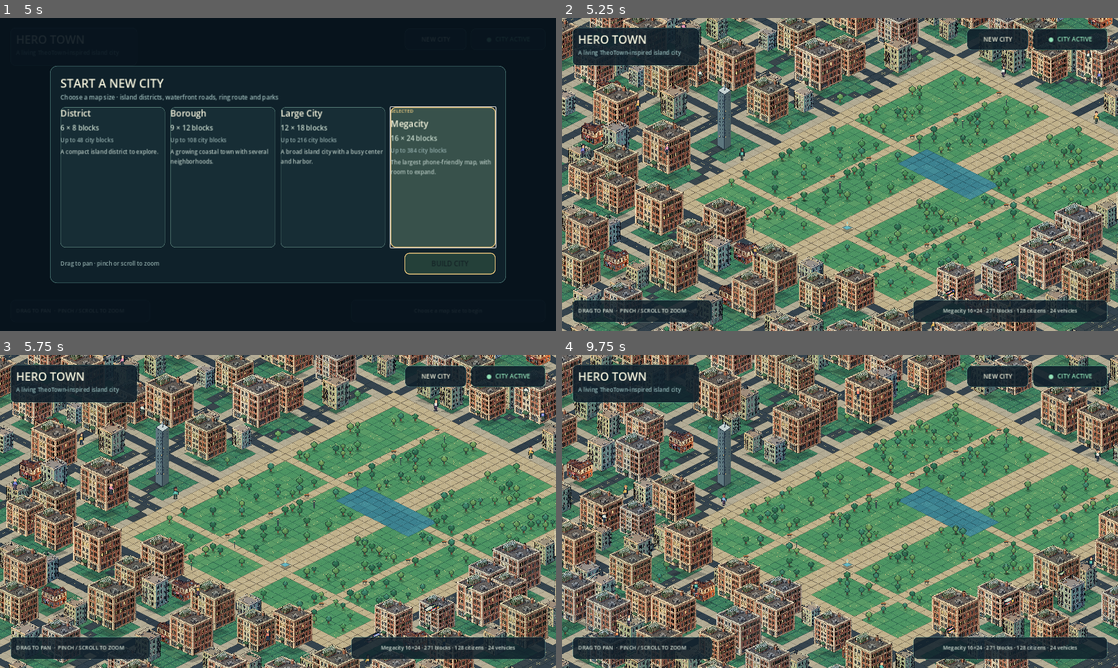
Above: before the commit, frames 1-4 (two rows, left to right).
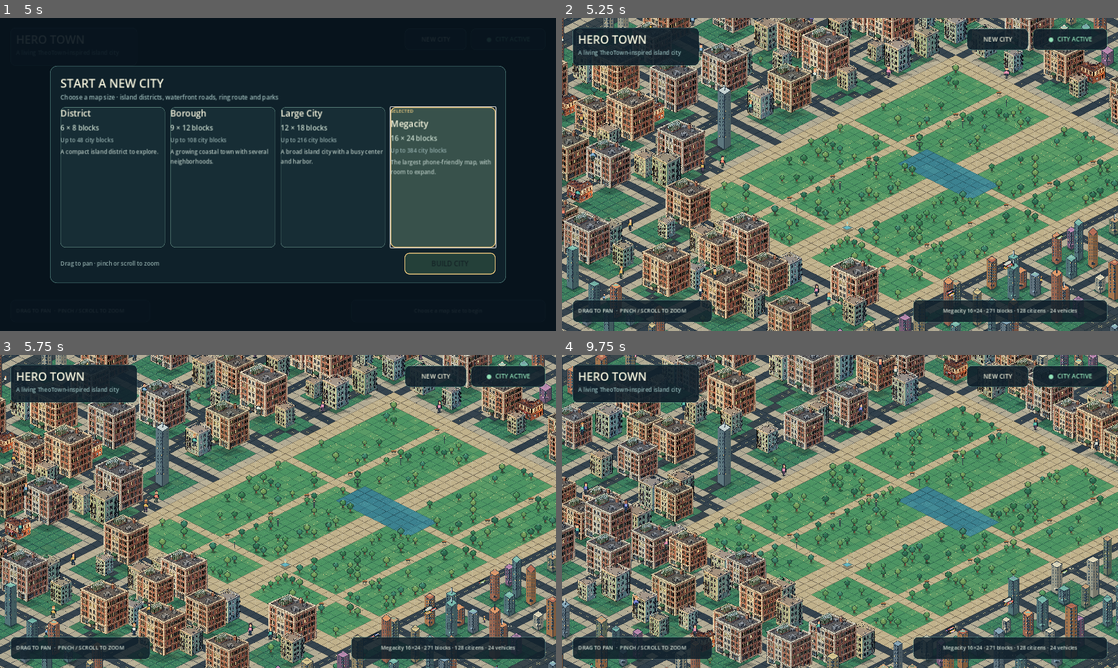
Above: after the commit, the same moments.

Repository: Stlucifer15t/Hero-town
Game: Godot game, scene res://scenes/main.tscn
The game is run twice, just before and just after one commit, with the same random seed, the same clock (stepped at 60 frames per second) and the same inputs.
Inputs (mouse positions are in pixels of both pictures, inside the frame that each line leads up to):
- Up to frame 1 (5 s): click "NEW CITY" at 0.5 s; click "NEW CITY" at 1.25 s; click (111, 177) at 2 s; click (222, 177) at 2.75 s; click (333, 177) at 3.5 s; click (444, 177) at 4.25 s
- Up to frame 2 (5.25 s): click "BUILD CITY" at 5 s
- Up to frame 3 (5.75 s): no input
- Up to frame 4 (9.75 s): click "NEW CITY" at 5.75 s; click (673, 514) at 6.5 s; click (784, 514) at 7.25 s; click (895, 514) at 8 s; click (1006, 514) at 8.75 s; click "BUILD CITY" at 9.5 s

Frame 1 is identical in both runs. In frame 2, 49% of the frame differs, in the area x 0-100%, y 0-100%; in frame 3, 49%; in frame 4, 50%.

Commit message:
Scope richer city visuals to one neighborhood
Co-authored-by: arena-agent <297053741+arena-agent@users.noreply.github.com>

Diff:
--- /dev/null
+++ b/scripts/city/city_building_profile.gd
@@ -0,0 +1,36 @@
+extends RefCounted
+
+
+static func roll_count(rng: RandomNumberGenerator, in_visual_neighborhood: bool) -> int:
+	return rng.randi_range(2, 4) if in_visual_neighborhood else rng.randi_range(3, 5)
+
+
+static func roll_footprint(rng: RandomNumberGenerator, in_visual_neighborhood: bool) -> Vector2:
+	if in_visual_neighborhood:
+		return Vector2(rng.randf_range(46.0, 68.0), rng.randf_range(30.0, 48.0))
+	return Vector2(rng.randf_range(35.0, 56.0), rng.randf_range(24.0, 38.0))
+
+
+static func roll_height(
+	rng: RandomNumberGenerator, in_visual_neighborhood: bool, is_skyline: bool, building_index: int
+) -> float:
+	var height: float
+	if in_visual_neighborhood:
+		height = rng.randf_range(64.0, 118.0)
+		if not is_skyline and rng.randf() < 0.36:
+			height = rng.randf_range(43.0, 71.0)
+		elif is_skyline and building_index == 0:
+			height = rng.randf_range(154.0, 226.0)
+		elif is_skyline and rng.randf() < 0.36:
+			height = rng.randf_range(122.0, 168.0)
+		elif rng.randf() < 0.12:
+			height = rng.randf_range(120.0, 152.0)
+	else:
+		height = rng.randf_range(43.0, 105.0)
+		if is_skyline and building_index == 0:
+			height = rng.randf_range(126.0, 226.0)
+		elif is_skyline and rng.randf() < 0.33:
+			height = rng.randf_range(94.0, 156.0)
+		elif rng.randf() < 0.15:
+			height = rng.randf_range(78.0, 132.0)
+	return height
--- a/scripts/city/city_citizen.gd
+++ b/scripts/city/city_citizen.gd
@@ -11,6 +11,7 @@
 var _hair_color: Color = Color("#392e35")
 var _walk_phase: float = 0.0
 var _facing: float = 1.0
+var _character_scale: float = 1.0
 
 
 func _ready() -> void:
@@ -38,7 +39,8 @@
 	trouser_color: Color,
 	skin_color: Color,
 	hair_color: Color,
-	start_distance: float
+	start_distance: float,
+	neighborhood_art: bool = false
 ) -> void:
 	_route = route
 	_speed = speed
@@ -46,6 +48,7 @@
 	_trouser_color = trouser_color
 	_skin_color = skin_color
 	_hair_color = hair_color
+	_character_scale = 1.55 if neighborhood_art else 1.0
 	_distance_on_segment = start_distance
 	_advance(0.0)
 	add_to_group("city_citizens")
@@ -57,6 +60,10 @@
 	_walk_phase += delta * 9.0
 	_advance(_speed * delta)
 	queue_redraw()
+
+
+func get_character_scale() -> float:
+	return _character_scale
 
 
 func _advance(distance: float) -> void:
@@ -97,8 +104,14 @@
 
 
 func _draw() -> void:
-	const CHARACTER_SCALE: float = 1.55
-	draw_set_transform(Vector2.ZERO, 0.0, Vector2.ONE * CHARACTER_SCALE)
+	if _character_scale > 1.0:
+		_draw_neighborhood_pedestrian()
+	else:
+		_draw_original_pedestrian()
+
+
+func _draw_neighborhood_pedestrian() -> void:
+	draw_set_transform(Vector2.ZERO, 0.0, Vector2.ONE * _character_scale)
 	var bob: float = absf(sin(_walk_phase)) * 1.2
 	var leg_swing: float = sin(_walk_phase) * 2.0
 	var arm_swing: float = cos(_walk_phase) * 1.4
@@ -190,3 +203,35 @@
 	draw_rect(Rect2(Vector2(eye_x, -24.0 + bob), Vector2(1.5, 1.5)), outline)
 	draw_rect(Rect2(Vector2(-3.0, -23.0 + bob), Vector2(2.0, 1.0)), _skin_color.lightened(0.24))
 	draw_set_transform(Vector2.ZERO, 0.0, Vector2.ONE)
+
+
+func _draw_original_pedestrian() -> void:
+	var bob: float = absf(sin(_walk_phase)) * 1.4
+	var leg_swing: float = sin(_walk_phase) * 2.0
+	var outline: Color = Color("#17232c")
+	draw_colored_polygon(
+		PackedVector2Array(
+			[Vector2(-8.0, 1.0), Vector2(0.0, -2.0), Vector2(8.0, 1.0), Vector2(0.0, 4.0)]
+		),
+		Color(0.06, 0.10, 0.12, 0.35)
+	)
+	draw_rect(Rect2(Vector2(-4.0, -10.0 + bob), Vector2(8.0, 8.0)), outline)
+	draw_rect(Rect2(Vector2(-3.0, -9.0 + bob), Vector2(6.0, 7.0)), _trouser_color)
+	draw_rect(Rect2(Vector2(-3.0 + leg_swing, -3.0 + bob), Vector2(3.0, 6.0)), outline)
+	draw_rect(Rect2(Vector2(1.0 - leg_swing, -3.0 + bob), Vector2(3.0, 6.0)), outline)
+	draw_rect(
+		Rect2(Vector2(-2.0 + leg_swing, -2.0 + bob), Vector2(2.0, 4.0)),
+		_trouser_color.lightened(0.08)
+	)
+	draw_rect(
+		Rect2(Vector2(2.0 - leg_swing, -2.0 + bob), Vector2(2.0, 4.0)),
+		_trouser_color.lightened(0.08)
+	)
+	draw_rect(Rect2(Vector2(-5.0, -19.0 + bob), Vector2(10.0, 11.0)), outline)
+	draw_rect(Rect2(Vector2(-4.0, -18.0 + bob), Vector2(8.0, 9.0)), _shirt_color)
+	draw_rect(Rect2(Vector2(-3.0, -27.0 + bob), Vector2(7.0, 8.0)), outline)
+	draw_rect(Rect2(Vector2(-2.0, -26.0 + bob), Vector2(5.0, 6.0)), _skin_color)
+	draw_rect(Rect2(Vector2(-3.0, -28.0 + bob), Vector2(7.0, 3.0)), _hair_color)
+	var eye_x: float = 1.0 if _facing > 0.0 else -2.0
+	draw_rect(Rect2(Vector2(-3.0, -17.0 + bob), Vector2(2.0, 2.0)), _shirt_color.lightened(0.28))
+	draw_rect(Rect2(Vector2(eye_x, -24.0 + bob), Vector2(1.0, 1.0)), outline)
--- a/scripts/city/city_generator.gd
+++ b/scripts/city/city_generator.gd
@@ -2,6 +2,7 @@
 
 ## Generates an original isometric island city inspired by TheoTown's Secaton community map.
 const CityPropsRenderer = preload("res://scripts/city/city_props_renderer.gd")
+const CityBuildingProfile = preload("res://scripts/city/city_building_profile.gd")
 const CityCitizen = preload("res://scripts/city/city_citizen.gd")
 const CityCar = preload("res://scripts/city/city_car.gd")
 
@@ -72,6 +73,7 @@
 var _blocks_long: int = 18
 var _map_width: int = 97
 var _map_height: int = 145
+var _visual_neighborhood_rect: Rect2i = Rect2i()
 var _coast_left: Array[int] = []
 var _coast_right: Array[int] = []
 var _park_rect: Rect2i = Rect2i()
@@ -101,6 +103,13 @@
 	_blocks_long = int(preset["blocks_long"])
 	_map_width = _blocks_wide * ROAD_SPACING + 1
 	_map_height = _blocks_long * ROAD_SPACING + 1
+	var neighborhood_size := Vector2i(
+		mini(_blocks_wide, 7) * ROAD_SPACING, mini(_blocks_long, 8) * ROAD_SPACING
+	)
+	var neighborhood_origin := Vector2i(
+		int((_map_width - neighborhood_size.x) / 2), int((_map_height - neighborhood_size.y) / 2)
+	)
+	_visual_neighborhood_rect = Rect2i(neighborhood_origin, neighborhood_size)
 	_rng.seed = seed_value
 
 	_build_coastline()
@@ -145,6 +154,10 @@
 
 func get_citizen_count() -> int:
 	return _citizen_count
+
+
+func get_visual_neighborhood_bounds() -> Rect2i:
+	return _visual_neighborhood_rect
 
 
 func get_car_count() -> int:
@@ -359,9 +372,12 @@
 
 	for y: int in range(-2, _map_height + 2):
 		for x: int in range(-2, _map_width + 2):
+			var cell := Vector2i(x, y)
 			var base_tile: int = _tile_for_cell(x, y)
-			var art_tile: int = _tile_art_variant(x, y, base_tile)
-			_ground.set_cell(Vector2i(x, y), 0, Vector2i(art_tile, 0))
+			var art_tile: int = base_tile
+			if _visual_neighborhood_rect.has_point(cell):
+				art_tile = _tile_art_variant(x, y, base_tile)
+			_ground.set_cell(cell, 0, Vector2i(art_tile, 0))
 
 	_props = CityPropsRenderer.new()
 	_props.name = "StaticProps"
@@ -374,10 +390,10 @@
 	image.fill(Color(0.0, 0.0, 0.0, 0.0))
 
 	_paint_iso_tile(image, TILE_GRASS, Color("#3e805f"), Color("#244c49"), 0)
-	_paint_iso_tile(image, TILE_SIDEWALK, Color("#b1aa93"), Color("#928b78"), 1)
-	_paint_iso_tile(image, TILE_ROAD_X, Color("#35434d"), Color("#2b3941"), 2)
-	_paint_iso_tile(image, TILE_ROAD_Y, Color("#35434d"), Color("#2b3941"), 3)
-	_paint_iso_tile(image, TILE_INTERSECTION, Color("#414d53"), Color("#303d43"), 4)
+	_paint_iso_tile(image, TILE_SIDEWALK, Color("#b1aa93"), Color("#55585a"), 1)
+	_paint_iso_tile(image, TILE_ROAD_X, Color("#35434d"), Color("#202f3b"), 2)
+	_paint_iso_tile(image, TILE_ROAD_Y, Color("#35434d"), Color("#202f3b"), 3)
+	_paint_iso_tile(image, TILE_INTERSECTION, Color("#414d53"), Color("#202f3b"), 4)
 	_paint_iso_tile(image, TILE_WATER, Color("#3c8290"), Color("#285764"), 5)
 	_paint_iso_tile(image, TILE_PARK, Color("#4d9563"), Color("#2f684f"), 6)
 	_paint_iso_tile(image, TILE_PARK_PATH, Color("#c0b18b"), Color("#776c58"), 7)
@@ -595,54 +611,68 @@
 			_add_landmark(block, str(landmark_blocks[block]))
 			continue
 
+		var block_center := Vector2i(block.x + ROAD_SPACING / 2, block.y + ROAD_SPACING / 2)
+		var in_visual_neighborhood: bool = _visual_neighborhood_rect.has_point(block_center)
 		var occupied: Array[Vector2i] = []
-		var building_count: int = _rng.randi_range(2, 4)
-		var block_center := Vector2i(block.x + ROAD_SPACING / 2, block.y + ROAD_SPACING / 2)
+		var building_count: int = CityBuildingProfile.roll_count(_rng, in_visual_neighborhood)
 		var normalized_y: float = float(block_center.y) / float(_map_height)
 		var is_skyline: bool = (
 			absf(normalized_y - 0.52) < 0.19
 			and absf(float(block_center.x) - float(_map_width) * 0.5) < float(_map_width) * 0.32
 		)
+		var minimum_building_distance: float = 2.8 if in_visual_neighborhood else 2.0
 
 		for building_index: int in range(building_count):
-			var cell: Vector2i = _pick_free_cell(min_x, max_x, min_y, max_y, occupied, 2.8)
+			var cell: Vector2i = _pick_free_cell(
+				min_x, max_x, min_y, max_y, occupied, minimum_building_distance
+			)
 			if cell.x < 0:
 				continue
 			occupied.append(cell)
 
 			var palette_index: int = _rng.randi_range(0, wall_palette.size() - 1)
-			var building_height: float = _rng.randf_range(64.0, 118.0)
-			if not is_skyline and _rng.randf() < 0.36:
-				building_height = _rng.randf_range(43.0, 71.0)
-			elif is_skyline and building_index == 0:
-				building_height = _rng.randf_range(154.0, 226.0)
-			elif is_skyline and _rng.randf() < 0.36:
-				building_height = _rng.randf_range(122.0, 168.0)
-			elif _rng.randf() < 0.12:
-				building_height = _rng.randf_range(120.0, 152.0)
+			var building_height: float = CityBuildingProfile.roll_height(
+				_rng, in_visual_neighborhood, is_skyline, building_index
+			)
+			var building_footprint: Vector2 = CityBuildingProfile.roll_footprint(
+				_rng, in_visual_neighborhood
+			)
 			_props.call(
 				"add_building",
 				_cell_to_world(cell),
-				_rng.randf_range(46.0, 68.0),
-				_rng.randf_range(30.0, 48.0),
+				building_footprint.x,
+				building_footprint.y,
 				building_height,
 				wall_palette[palette_index],
 				roof_palette[palette_index],
 				_rng.randi_range(0, 4),
-				_rng.randi()
+				_rng.randi(),
+				in_visual_neighborhood
 			)
 
-		if _rng.randf() < 0.46:
-			var tree_cell: Vector2i = _pick_free_cell(min_x, max_x, min_y, max_y, occupied, 2.2)
+		var should_add_tree: bool = true
+		if in_visual_neighborhood:
+			should_add_tree = _rng.randf() < 0.46
+		if should_add_tree:
+			var tree_distance: float = 2.2 if in_visual_neighborhood else 1.7
+			var tree_cell: Vector2i = _pick_free_cell(
+				min_x, max_x, min_y, max_y, occupied, tree_distance
+			)
 			if tree_cell.x >= 0:
 				occupied.append(tree_cell)
 				var tree_color: Color = tree_palette[_rng.randi_range(0, tree_palette.size() - 1)]
 				_props.call(
 					"add_tree", _cell_to_world(tree_cell), tree_color, _rng.randf_range(24.0, 35.0)
 				)
-				if _rng.randf() < 0.16:
+				var should_add_extra_tree: bool
+				if in_visual_neighborhood:
+					should_add_extra_tree = _rng.randf() < 0.16
+				else:
+					should_add_extra_tree = _rng.randf() < 0.30
+				if should_add_extra_tree:
+					var extra_tree_distance: float = 2.0 if in_visual_neighborhood else 1.7
 					var extra_tree_cell: Vector2i = _pick_free_cell(
-						min_x, max_x, min_y, max_y, occupied, 2.0
+						min_x, max_x, min_y, max_y, occupied, extra_tree_distance
 					)
 					if extra_tree_cell.x >= 0:
 						var extra_color: Color = tree_palette[_rng.randi_range(
@@ -803,12 +833,18 @@
 
 	var pedestrian_blocks: Array[Vector2i] = []
 	pedestrian_blocks.append_array(_city_blocks)
-	pedestrian_blocks.shuffle()
+	for index: int in range(pedestrian_blocks.size() - 1, 0, -1):
+		var swap_index: int = _rng.randi_range(0, index)
+		var saved_block: Vector2i = pedestrian_blocks[index]
+		pedestrian_blocks[index] = pedestrian_blocks[swap_index]
+		pedestrian_blocks[swap_index] = saved_block
 	var citizen_budget: int = mini(
 		pedestrian_blocks.size(), clampi(int(roundf(float(_city_block_count) * 0.72)), 20, 128)
 	)
 	for block_index: int in range(citizen_budget):
 		var block: Vector2i = pedestrian_blocks[block_index]
+		var block_center := Vector2i(block.x + ROAD_SPACING / 2, block.y + ROAD_SPACING / 2)
+		var in_visual_neighborhood: bool = _visual_neighborhood_rect.has_point(block_center)
 		var route: PackedVector2Array = _make_block_sidewalk_route(block.x, block.y)
 		if route.size() < 4:
 			continue
@@ -822,7 +858,8 @@
 			trouser_colors[_rng.randi_range(0, trouser_colors.size() - 1)],
 			Color("#f0b88d") if _rng.randf() < 0.68 else Color("#9c654e"),
 			Color("#382c35") if _rng.randf() < 0.78 else Color("#c88a52"),
-			_rng.randf_range(0.0, _route_length(route))
+			_rng.randf_range(0.0, _route_length(route)),
+			in_visual_neighborhood
 		)
 		_population.add_child(citizen)
 		_citizen_count += 1
--- a/scripts/city/city_props_renderer.gd
+++ b/scripts/city/city_props_renderer.gd
@@ -27,6 +27,19 @@
 	return Vector2i(BUILDING_ATLAS.get_width(), BUILDING_ATLAS.get_height())
 
 
+func get_building_render_counts() -> Vector2i:
+	var atlas_count: int = 0
+	var procedural_count: int = 0
+	for prop: Dictionary in _props:
+		if str(prop["kind"]) != "building":
+			continue
+		if bool(prop.get("neighborhood_art", false)):
+			atlas_count += 1
+		else:
+			procedural_count += 1
+	return Vector2i(atlas_count, procedural_count)
+
+
 func clear() -> void:
 	_props.clear()
 	queue_redraw()
@@ -40,7 +53,8 @@
 	wall_color: Color,
 	roof_color: Color,
 	variant: int,
-	seed_value: int
+	seed_value: int,
+	neighborhood_art: bool = false
 ) -> void:
 	(
 		_props
@@ -55,6 +69,7 @@
 				"roof_color": roof_color,
 				"variant": variant,
 				"seed": seed_value,
+				"neighborhood_art": neighborhood_art,
 			}
 		)
 	)
@@ -158,9 +173,12 @@
 	for prop: Dictionary in sorted_props:
 		match str(prop["kind"]):
 			"building":
-				_draw_atlas_building(prop)
+				if bool(prop.get("neighborhood_art", false)):
+					_draw_atlas_building(prop)
+				else:
+					_draw_procedural_building(prop)
 			"landmark":
-				_draw_landmark(prop)
+				_draw_procedural_building(prop)
 			"tree":
 				_draw_tree(prop)
 			"bench":
@@ -209,7 +227,7 @@
 	)
 
 
-func _draw_landmark(prop: Dictionary) -> void:
+func _draw_procedural_building(prop: Dictionary) -> void:
 	var center: Vector2 = prop["position"]
 	var half_width: float = float(prop["width"]) * 0.5
 	var half_depth: float = float(prop["depth"]) * 0.5
--- a/tests/city_smoke_test.gd
+++ b/tests/city_smoke_test.gd
@@ -17,6 +17,7 @@
 	var ground: TileMapLayer
 	var dimensions := Vector2i.ZERO
 	var actual_tile_count: int = 0
+	var visual_neighborhood_bounds := Rect2i()
 	if failure.is_empty():
 		city = CityGenerator.new()
 		root.add_child(city)
@@ -31,6 +32,9 @@
 		var expected_dimensions := Vector2i(12 * 8 + 1, 18 * 8 + 1)
 		if dimensions != expected_dimensions:
 			failure = "Large city map dimensions are incorrect: %s." % dimensions
+		visual_neighborhood_bounds = city.call("get_visual_neighborhood_bounds")
+		if failure.is_empty() and visual_neighborhood_bounds.size != Vector2i(56, 64):
+			failure = "The rich visual treatment is not scoped to one 7 × 8-block neighborhood."
 
 	if failure.is_empty():
 		var expected_tile_count: int = (dimensions.x + 4) * (dimensions.y + 4)
@@ -60,6 +64,24 @@
 			failure = "Generated city has no consolidated static-props renderer."
 		elif static_props.call("get_building_atlas_size") != Vector2i(896, 224):
 			failure = "Generated city is missing its shared building sprite atlas."
+		else:
+			var building_render_counts: Vector2i = static_props.call("get_building_render_counts")
+			if building_render_counts.x <= 0 or building_render_counts.y <= 0:
+				failure = "Neighborhood sprite buildings were not kept inside a limited city slice."
+
+	if failure.is_empty():
+		var population: Node = city.get_node_or_null("Population")
+		var large_walker_found: bool = false
+		var original_walker_found: bool = false
+		if population != null:
+			for citizen: Node in population.get_children():
+				var character_scale: float = citizen.call("get_character_scale")
+				if is_equal_approx(character_scale, 1.55):
+					large_walker_found = true
+				elif is_equal_approx(character_scale, 1.0):
+					original_walker_found = true
+		if not large_walker_found or not original_walker_found:
+			failure = "Larger walkers were not localized to the neighborhood prototype."
 
 	if failure.is_empty():
 		var park_bounds: Rect2i = city.call("get_park_bounds")
@@ -72,6 +94,7 @@
 		var park_variant_found: bool = false
 		var water_variant_found: bool = false
 		var sidewalk_variant_found: bool = false
+		var outside_variant_found: bool = false
 		for y: int in range(park_bounds.position.y, park_bounds.position.y + park_bounds.size.y):
 			for x: int in range(
 				park_bounds.position.x, park_bounds.position.x + park_bounds.size.x
@@ -91,14 +114,19 @@
 				arterial_tile_found = true
 			if tile_id == CityGenerator.TILE_DOCK:
 				dock_tile_found = true
+			var is_visual_neighborhood_cell: bool = visual_neighborhood_bounds.has_point(cell)
 			if tile_id == CityGenerator.TILE_GRASS_VARIANT:
-				grass_variant_found = true
+				grass_variant_found = grass_variant_found or is_visual_neighborhood_cell
+				outside_variant_found = outside_variant_found or not is_visual_neighborhood_cell
 			if tile_id == CityGenerator.TILE_PARK_VARIANT:
-				park_variant_found = true
+				park_variant_found = park_variant_found or is_visual_neighborhood_cell
+				outside_variant_found = outside_variant_found or not is_visual_neighborhood_cell
 			if tile_id == CityGenerator.TILE_WATER_VARIANT:
-				water_variant_found = true
+				water_variant_found = water_variant_found or is_visual_neighborhood_cell
+				outside_variant_found = outside_variant_found or not is_visual_neighborhood_cell
 			if tile_id == CityGenerator.TILE_SIDEWALK_VARIANT:
-				sidewalk_variant_found = true
+				sidewalk_variant_found = sidewalk_variant_found or is_visual_neighborhood_cell
+				outside_variant_found = outside_variant_found or not is_visual_neighborhood_cell
 		if (
 			not park_tile_found
 			or not road_tile_found
@@ -109,8 +137,9 @@
 			or not park_variant_found
 			or not water_variant_found
 			or not sidewalk_variant_found
+			or outside_variant_found
 		):
-			failure = "Large city is missing its textured ground variants or island districts."
+			failure = "Ground textures escaped the neighborhood slice or city districts are missing."
 
 	var large_block_count: int = int(city.call("get_city_block_count")) if city != null else 0
 	var mega_dimensions := Vector2i.ZERO
Not shown, changed: README.md
